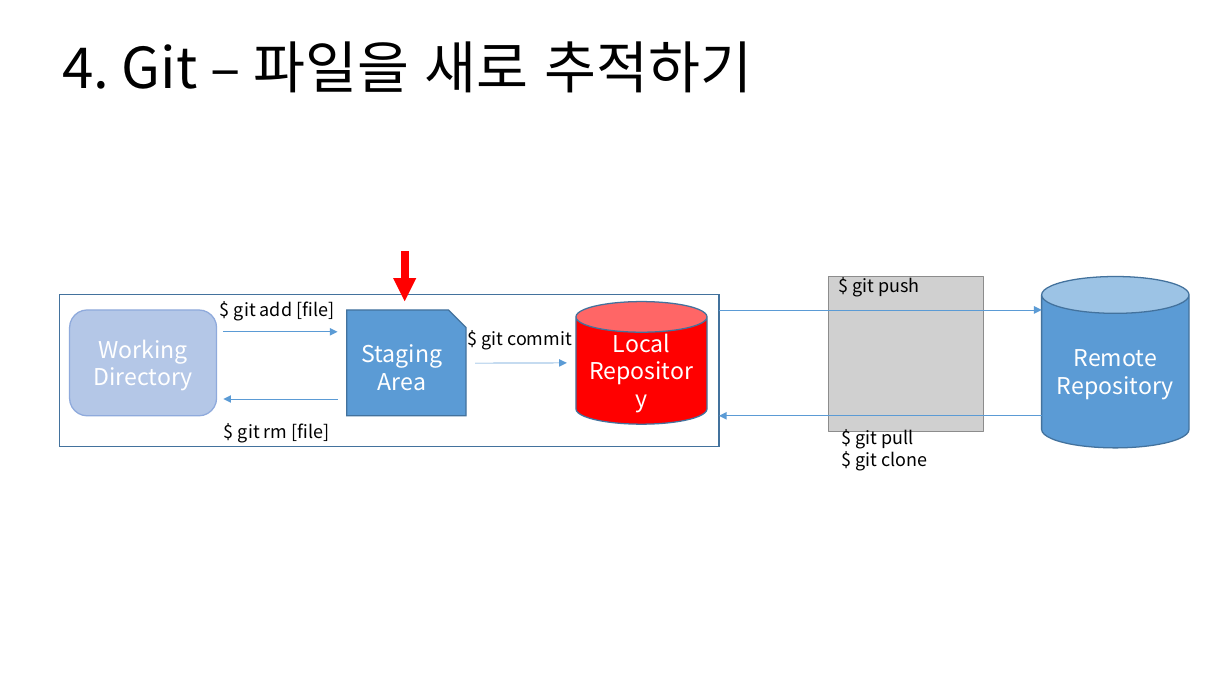
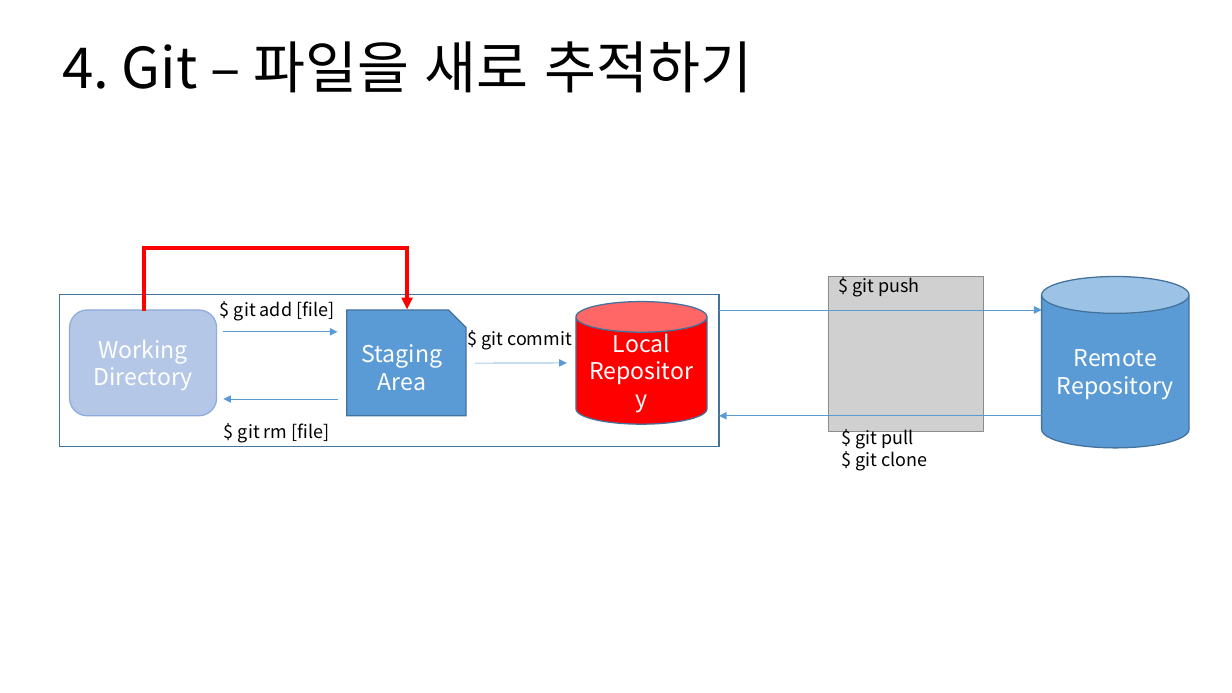
Before and after one commit to SungIn-Shin/git_powerpoint, a slide deck: slide 12 of git_from_the_hell.pptx. Drawn at 1232x693 pixels with LibreOffice and Linux fonts; fonts in the diff are those of the drawing; grey boxes stand for pictures. Boxes give left, top, right and bottom in pixels: in the first picture for what was removed or moved away, otherwise in the second. Text is boxed around its words. In the diff, an @@ line names an element or a change of style, - is before the commit and + after.

```diff
--- a/git_from_the_hell.pptx
+++ b/git_from_the_hell.pptx
@@ elbow arrow added from (144, 311) to (408, 310), #FF0000 3 pt @@
@@ arrow removed from (405, 250) to (405, 301) @@
```
Also in this commit, not shown: 11 other slides changed, 13 slides added, 4 slides removed.
